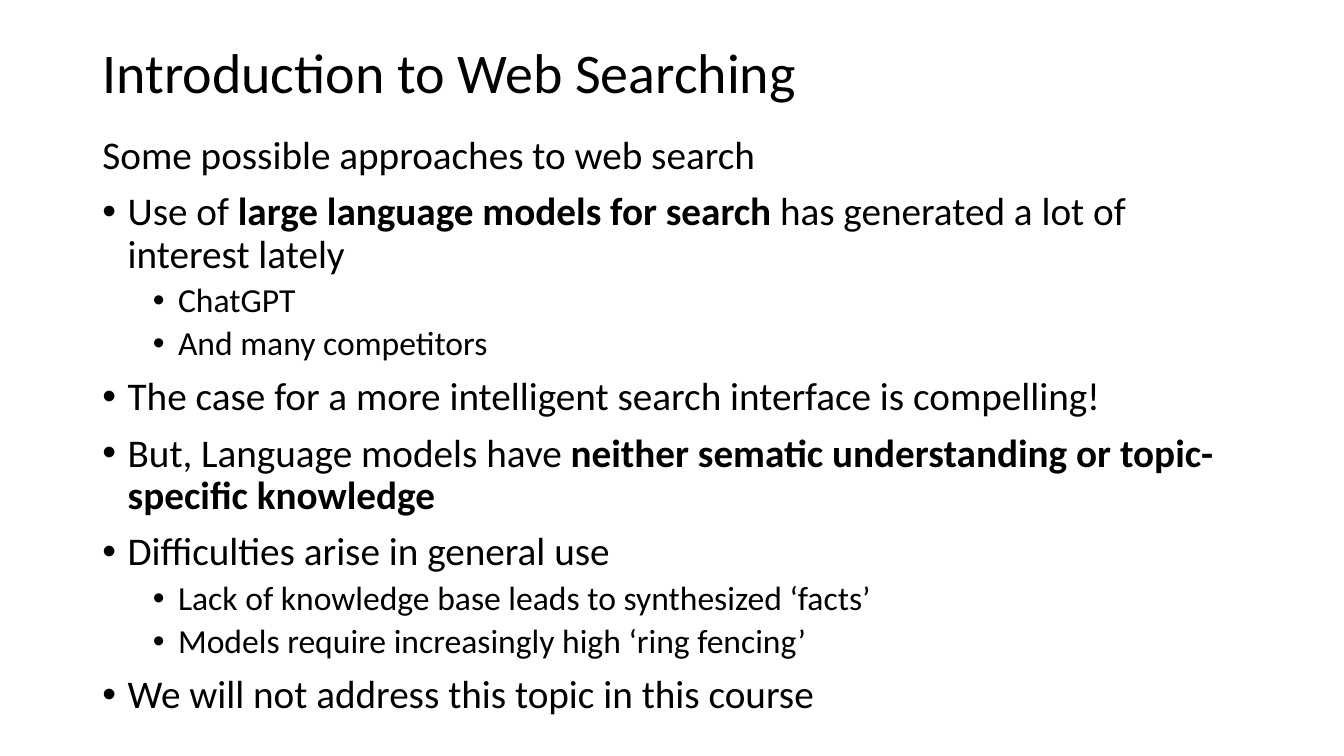
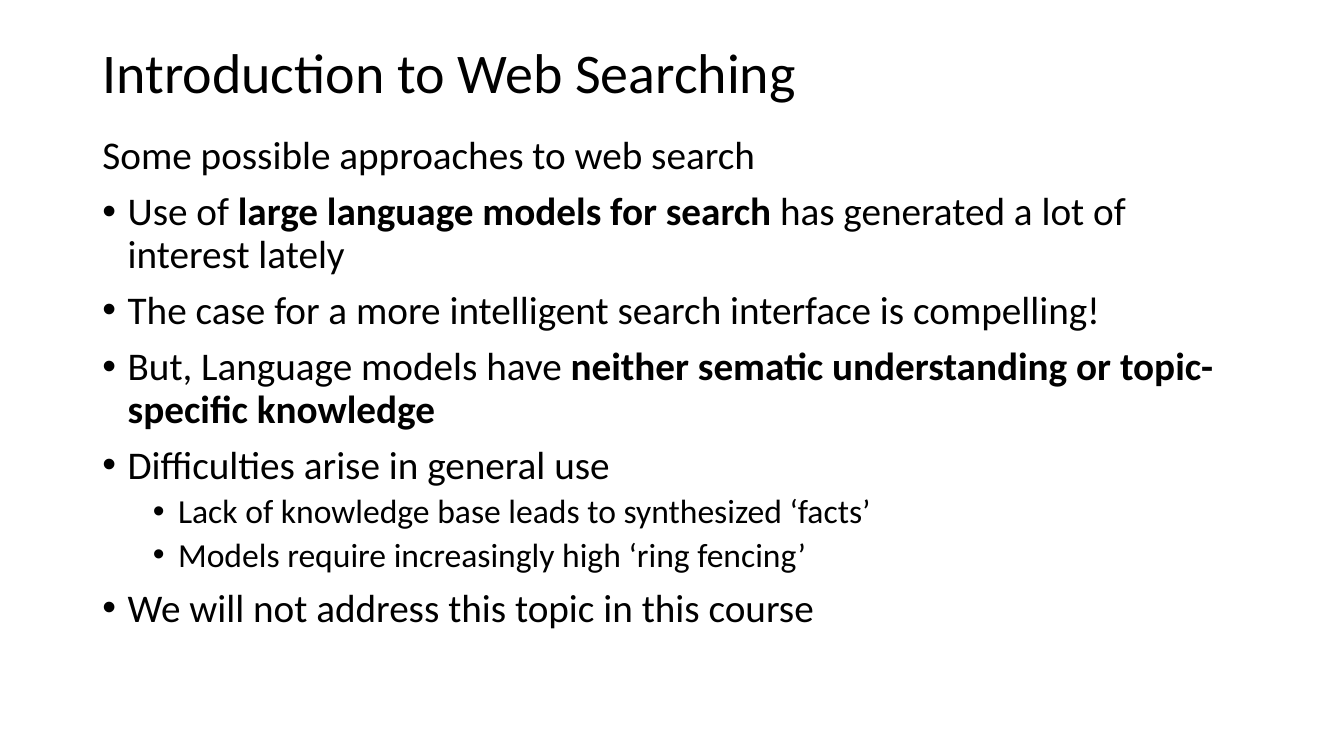
Before and after one commit to StephenElston/CSCI-E-108, a slide deck: slide 6 of slides/5_WebSearching.pptx. Drawn at 1344x756 pixels with LibreOffice and Linux fonts; fonts in the diff are those of the drawing. Boxes give left, top, right and bottom in pixels: in the first picture for what was removed or moved away, otherwise in the second. Text is boxed around its words. In the diff, an @@ line names an element or a change of style, - is before the commit and + after.

```diff
--- a/slides/5_WebSearching.pptx
+++ b/slides/5_WebSearching.pptx
@@ text at <box>178,288,487,361</box>: paragraphs removed @@
-  • ChatGPT
-  • And many competitors
```
Also in this commit, not shown: 6 other slides changed, 2 slides added, 2 slides removed.
